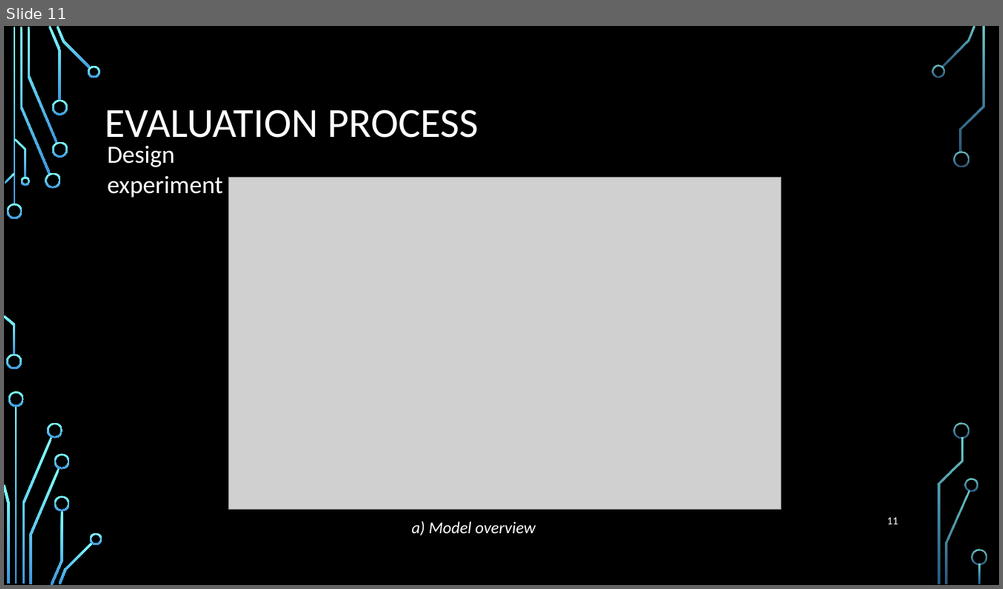
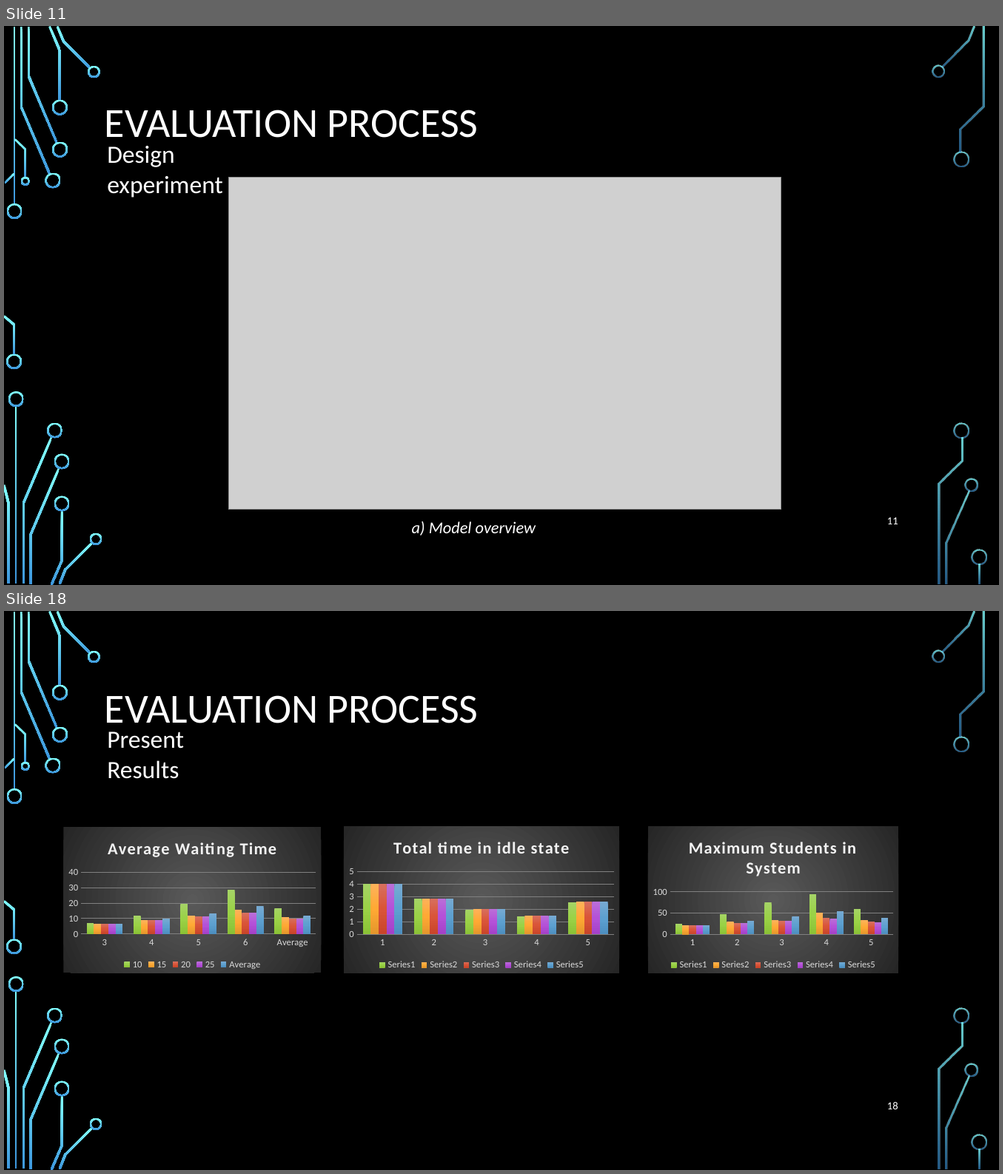
Before and after one commit to phangiaanh/Elevator-Simulation, a slide deck: SYSTEM PERFORMANCE EVALUATion.pptm. Shown one above the other, each under a label of ours: slide 11 before the commit, slides 11 and 18 after it; the slides between them are not shown. The pictures are 1003x589 and 1003x1174 pixels, drawn with LibreOffice and Linux fonts; fonts in the diff are those of the drawing; grey boxes stand for pictures; background and template pictures are left out. Boxes give left, top, right and bottom in pixels: in the first picture for what was removed or moved away, otherwise in the second. Text is boxed around its words. In the diff, an @@ line names an element or a change of style, - is before the commit and + after.

```diff
--- a/SYSTEM PERFORMANCE EVALUATion.pptm
+++ b/SYSTEM PERFORMANCE EVALUATion.pptm
@@ slide 18 added at (4, 611, 999, 1170), background picture (left out); not listed: 36 template elements that a slide beside it also shows @@
@@ title added at (105, 695, 478, 732), 40 pt, text #FFFFFF @@
+EVALUATION PROCESS
@@ text added at (107, 732, 184, 779), 24 pt, text #FFFFFF @@
+Present Results
@@ column chart added at (64, 827, 321, 974) @@
+title "Average Waiting Time "
+categories: 3, 4, 5, 6, Average
+10: 7.1, 12, 19.7, 28.8, 16.9
+15: 6.6, 9.1, 12, 15.9, 10.9
+20: 6.6, 9.1, 11.3, 13.8, 10.2
+25: 6.6, 9, 11.3, 13.6, 10.2
+Average: 6.8, 9.8, 13.6, 18, 12
@@ column chart added at (344, 826, 619, 974) @@
+title "Total time in idle state "
+categories: 1, 2, 3, 4, 5
+: 4, 2.8, 2, 1.4, 2.6
+: 4, 2.9, 2, 1.5, 2.6
+: 4, 2.9, 2, 1.5, 2.6
+: 4, 2.9, 2, 1.5, 2.6
+: 4, 2.9, 2, 1.5, 2.6
@@ column chart added at (648, 826, 899, 974) @@
+title "Maximum Students in System "
+categories: 1, 2, 3, 4, 5
+: 24, 48, 75, 94, 60
+: 21, 29, 33, 51, 34
+: 21, 26, 31, 39, 29
+: 21, 26, 31, 36, 28
+: 22, 32, 42, 55, 38
@@ page number added at (887, 1102, 898, 1110), 10.5 pt, text #FFFFFF @@
+18
```
Also in this commit, not shown: 3 slides changed, 4 other slides added, 1 slide removed.
